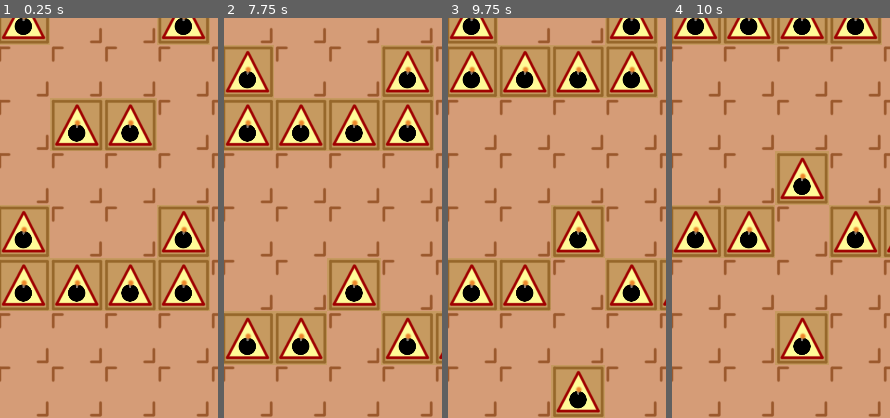
Above: before the commit, frames 1-4 (left to right).
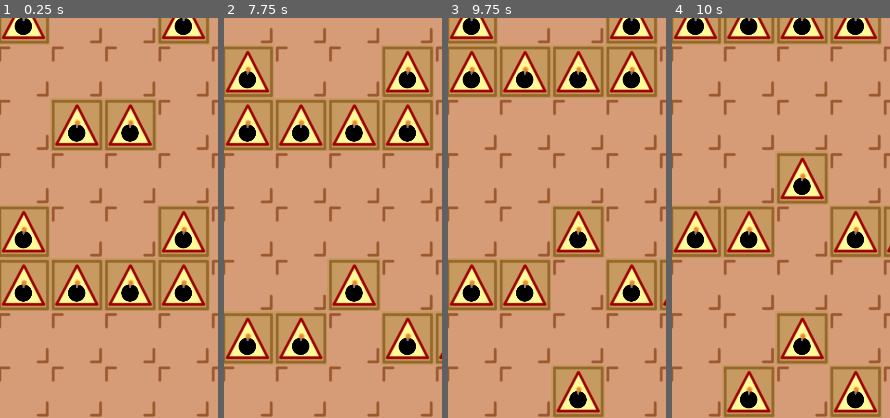
Above: after the commit, the same moments.

Repository: moisesjbc/fosu
Game: Godot game, scene res://gameplay/main/main.tscn
The game is run twice, just before and just after one commit, with the same random seed, the same clock (stepped at 60 frames per second) and the same inputs.
Inputs (mouse positions are % of the whole screen's width and height, from its top left):
- Up to frame 1 (0.25 s): no input
- Up to frame 2 (7.75 s): tap Enter at 0.5, 2.75, 4.25 s; move the mouse to (73, 45) at 0.52 s; click (73, 45) at 0.67 s; tap Space at 1.25, 3.5, 5 s; move the mouse to (30, 55) at 1.27 s; click (30, 55) at 1.42 s; move the mouse to (61, 28) at 2.02 s; click (61, 28) at 2.17 s; move the mouse to (45, 70) at 2.77 s; click (45, 70) at 2.92 s; move the mouse to (81, 65) at 3.52 s; click (81, 65) at 3.67 s; move the mouse to (19, 35) at 4.27 s; click (19, 35) at 4.42 s; move the mouse to (55, 50) at 5.02 s; click (55, 50) at 5.17 s; move the mouse to (35, 25) at 5.77 s; click (35, 25) at 5.92 s; move the mouse to (73, 45) at 6.52 s; click (73, 45) at 6.67 s; move the mouse to (30, 55) at 7.27 s; click (30, 55) at 7.42 s
- Up to frame 3 (9.75 s): move the mouse to (61, 28) at 8.02 s; click (61, 28) at 8.17 s; move the mouse to (45, 70) at 8.77 s; click (45, 70) at 8.92 s; move the mouse to (81, 65) at 9.52 s; click (81, 65) at 9.67 s
- Up to frame 4 (10 s): no input
The pictures show only the part of the screen within x 26-76%, y 50-100%; the shares and areas given below are measured in that part.

Frames 1-3 are identical in both runs. In frame 4, 3.9% of the frame differs, in the area x 23-97%, y 87-100%.

Commit message:
Increase difficulty over time

Diff:
--- a/godot-project/gameplay/level/level.gd
+++ b/godot-project/gameplay/level/level.gd
@@ -16,14 +16,23 @@
 
 var driller
 
-var special_cell_probability = 0.3
-var add_arrows_on_new_row = true
+var special_cell_probability
+var drill_timeout
+
+var add_arrows_on_new_row
 
 
 signal bomb_drilled
 
-func _ready():
+
+func start(driller, drill_timeout, special_cell_probability):
 	add_arrows_on_new_row = true
+
+	self.driller = driller
+	self.special_cell_probability = special_cell_probability
+	self.drill_timeout = drill_timeout
+
+	$drill_timer.start(drill_timeout)
 
 
 func _input(event):
@@ -71,11 +80,8 @@
 		else:
 			driller.translate(Vector2(-TILE_WIDTH * (TILES_PER_ROW - 1), 0))
 
-func _on_timer_timeout():
-	dig()
 
-
-func dig():
+func drill():
 	create_new_row()
 
 	for row_index in range(0, LAST_VISIBLE_ROW + 1):
@@ -88,9 +94,13 @@
 		emit_signal("bomb_drilled")
 	set_cellv(driller_current_pos, -1)
 
+	print("drill_timeout ", drill_timeout)
+	$drill_timer.start(drill_timeout)
+
 
 func create_new_row():
 	randomize()
+	print("special_cell_probability ", special_cell_probability)
 
 	# Randomly add dangers
 	var safe_column = FIRST_TILE_COLUMN + (randi() % (LAST_VISIBLE_ROW - FIRST_TILE_COLUMN))
@@ -108,3 +118,7 @@
 		set_cell(FIRST_TILE_COLUMN - 1, LAST_VISIBLE_ROW + 1, -1)
 		set_cell(LAST_TILE_COLUMN + 1, LAST_VISIBLE_ROW + 1, -1)
 	add_arrows_on_new_row = not add_arrows_on_new_row
+
+
+func _on_drill_timer_timeout():
+	drill()
--- a/godot-project/gameplay/level/level.tscn
+++ b/godot-project/gameplay/level/level.tscn
@@ -72,8 +72,8 @@
 tile_data = PoolIntArray( 131073, 0, 0, 131074, 0, 0, 131075, 0, 0, 131076, 0, 0, 131077, 0, 0, 131078, 0, 0, 196608, 1 …(1167 unchanged characters)…
 script = ExtResource( 5 )
 
-[node name="timer" type="Timer" parent="."]
+[node name="drill_timer" type="Timer" parent="."]
 wait_time = 2.0
-autostart = true
+one_shot = true
 
-[connection signal="timeout" from="timer" to="." method="_on_timer_timeout"]
+[connection signal="timeout" from="drill_timer" to="." method="_on_drill_timer_timeout"]
--- a/godot-project/gameplay/main/main.gd
+++ b/godot-project/gameplay/main/main.gd
@@ -1,13 +1,20 @@
 extends Node2D
+
+export var INITIAL_DRILL_TIMEOUT = 2
+export var DELTA_DRILL_TIMEOUT = 0.1
+
+export var INITIAL_SPECIAL_CELL_PROBABILITY = 0.3
+export var SPECIAL_CELL_PROBABILITY_DELTA = 0.05
 
 
 func _ready():
-	$level.driller = $driller
-
-
-func _on_target_area_driller_entered():
-	get_tree().reload_current_scene()
+	$level.start($driller, INITIAL_DRILL_TIMEOUT, INITIAL_SPECIAL_CELL_PROBABILITY)
 
 
 func _on_level_bomb_drilled():
 	$gui/game_over.start()
+
+
+func _on_difficulty_timer_timeout():
+	$level.drill_timeout -= DELTA_DRILL_TIMEOUT
+	$level.special_cell_probability += SPECIAL_CELL_PROBABILITY_DELTA
--- a/godot-project/gameplay/main/main.tscn
+++ b/godot-project/gameplay/main/main.tscn
@@ -17,5 +17,10 @@
 
 [node name="game_over" parent="gui" instance=ExtResource( 5 )]
 
+[node name="difficulty_timer" type="Timer" parent="."]
+wait_time = 7.0
+autostart = true
+
 [connection signal="bomb_drilled" from="level" to="." method="_on_level_bomb_drilled"]
 [connection signal="block_drilled" from="driller" to="level" method="_on_driller_block_drilled"]
+[connection signal="timeout" from="difficulty_timer" to="." method="_on_difficulty_timer_timeout"]
